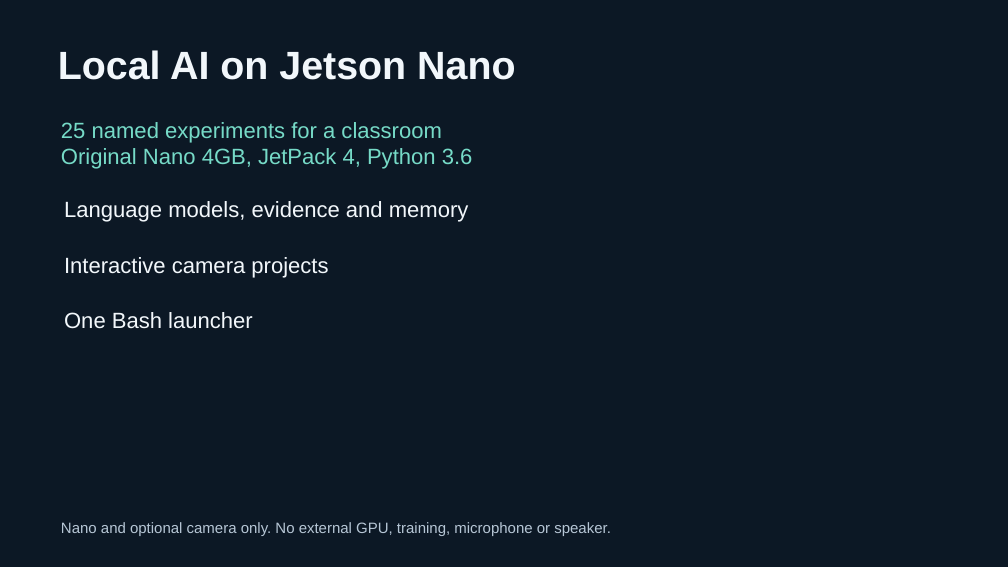
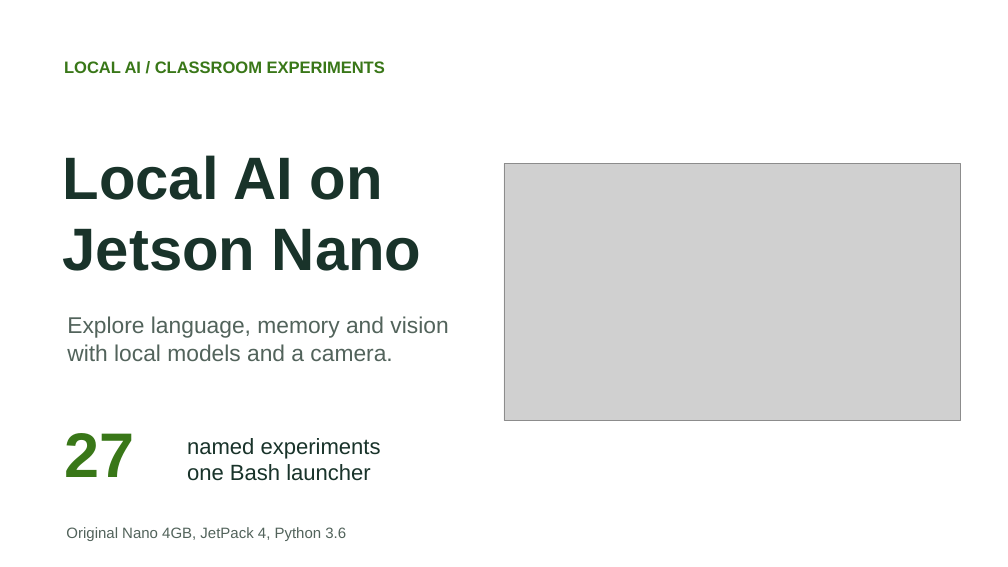
Before and after one commit to nileshsarkar-ai/JetsonNano-Demo, a slide deck: slide 1 of docs/Jetson_Nano_Local_AI_Experiments.pptx. Drawn at 1008x567 pixels with LibreOffice and Linux fonts; fonts in the diff are those of the drawing; grey boxes stand for pictures. Boxes give left, top, right and bottom in pixels: in the first picture for what was removed or moved away, otherwise in the second. Text is boxed around its words. In the diff, an @@ line names an element or a change of style, - is before the commit and + after.

Commit message:
Redesign classroom slides and video in light mode; add two local conversation demos

```diff
--- a/docs/Jetson_Nano_Local_AI_Experiments.pptx
+++ b/docs/Jetson_Nano_Local_AI_Experiments.pptx
@@ background #0C1825 to #FFFFFF @@
@@ text added at (64,61,385,73), 15.8 pt, text #397718, bold @@
+LOCAL AI / CLASSROOM EXPERIMENTS
@@ text at (61,122,441,143): paragraph removed @@
-25 named experiments for a classroom
@@ text at (63,155,422,271): text changed; size 37.5 to 57 pt; text colour #F2F7FB to #19332A @@
-Local AI on Jetson Nano
+Local AI on
+Jetson Nano
@@ picture added at (504,164,961,421) @@
@@ text removed at (64,257,328,278) @@
-Interactive camera projects
@@ text at (67,316,448,361): text changed; size 21 to 21.8 pt; text colour #F2F7FB to #52635B @@
-Language models, evidence and memory
+Explore language, memory and vision
+with local models and a camera.
@@ text added at (64,433,134,477), 60 pt, text #397718, bold @@
+27
@@ text at (187,438,381,481): text changed; text colour #F2F7FB to #19332A @@
-One Bash launcher
+named experiments
+one Bash launcher
@@ text "Original Nano 4GB, JetPack 4, ...": place and size @@
-text "Original Nano 4GB, JetPack 4, ..." at (61,122,473,169)
+text "Original Nano 4GB, JetPack 4, ..." at (66,527,346,541)
@@ text "Original Nano 4GB, JetPack 4, ..." at (66,527,346,541): size 21 to 14.2 pt, text colour #76DAC7 to #52635B @@
@@ text removed at (61,522,611,536) @@
-Nano and optional camera only. No external GPU, training, microphone or speaker.
```
Also in this commit, not shown: 1 other slide changed, 8 slides added, 7 slides removed, 15 other files.
